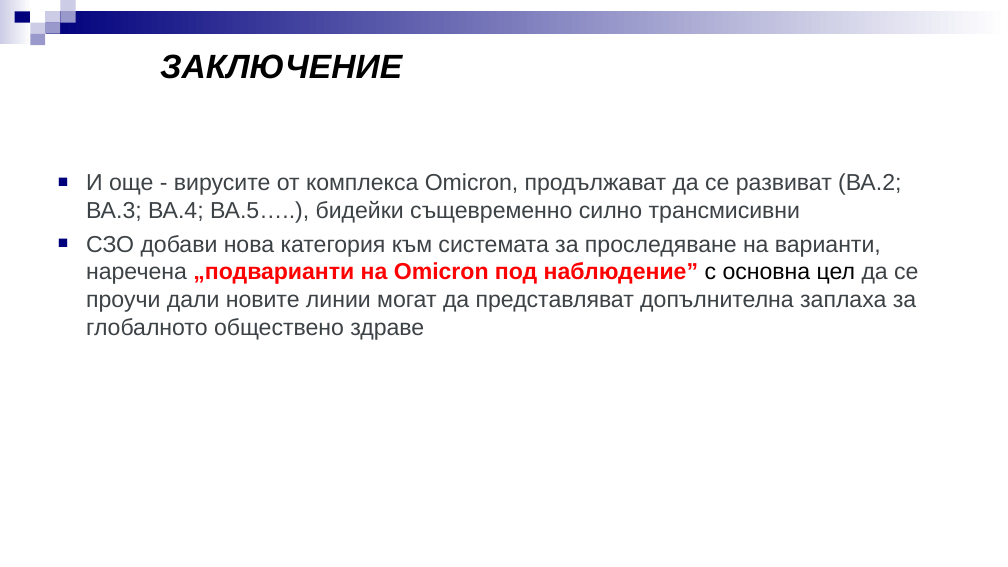
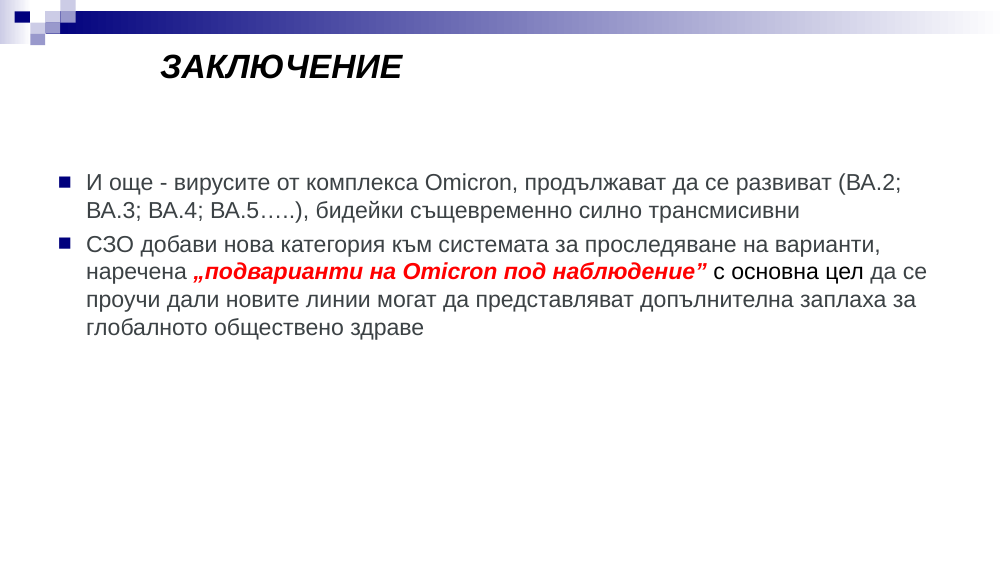
Before and after one commit to kostadinoff/2022-09-15_atanasova_bam, a slide deck: slide 22 of docs/ОМИКРОН-успокоение или предизвикателство-БАМ 2022.ppt (slide 21 before the commit). Drawn at 1008x567 pixels with LibreOffice and Linux fonts; fonts in the diff are those of the drawing. Boxes give left, top, right and bottom in pixels: in the first picture for what was removed or moved away, otherwise in the second. Text is boxed around its words. In the diff, an @@ line names an element or a change of style, - is before the commit and + after.

```diff
--- a/docs/ОМИКРОН-успокоение или предизвикателство-БАМ 2022.ppt
+++ b/docs/ОМИКРОН-успокоение или предизвикателство-БАМ 2022.ppt
@@ text "И още - вирусите от ..." at (86, 173, 927, 340): italic on in "„подварианти на Omicron под наблюдение”" @@
```
Also in this commit, not shown: 18 other slides changed, 3 slides added, 2 slides removed, 5 other files.
